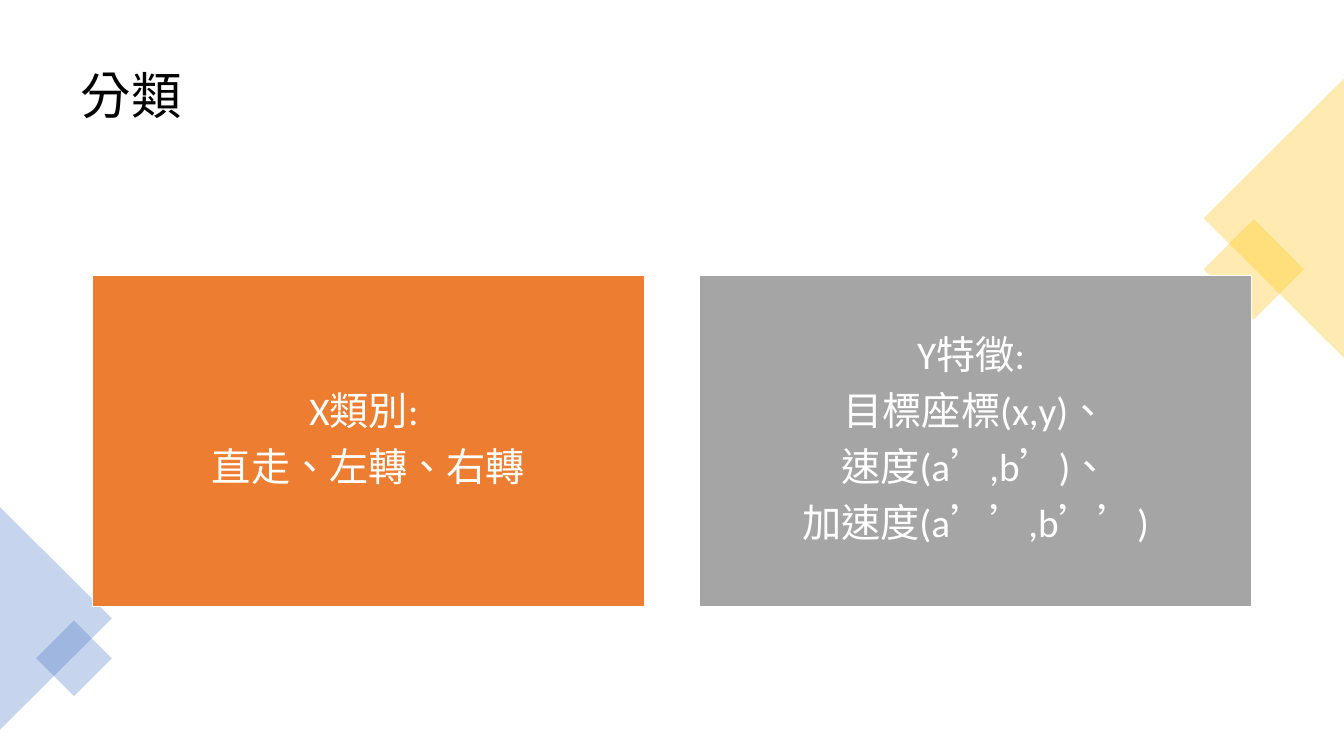
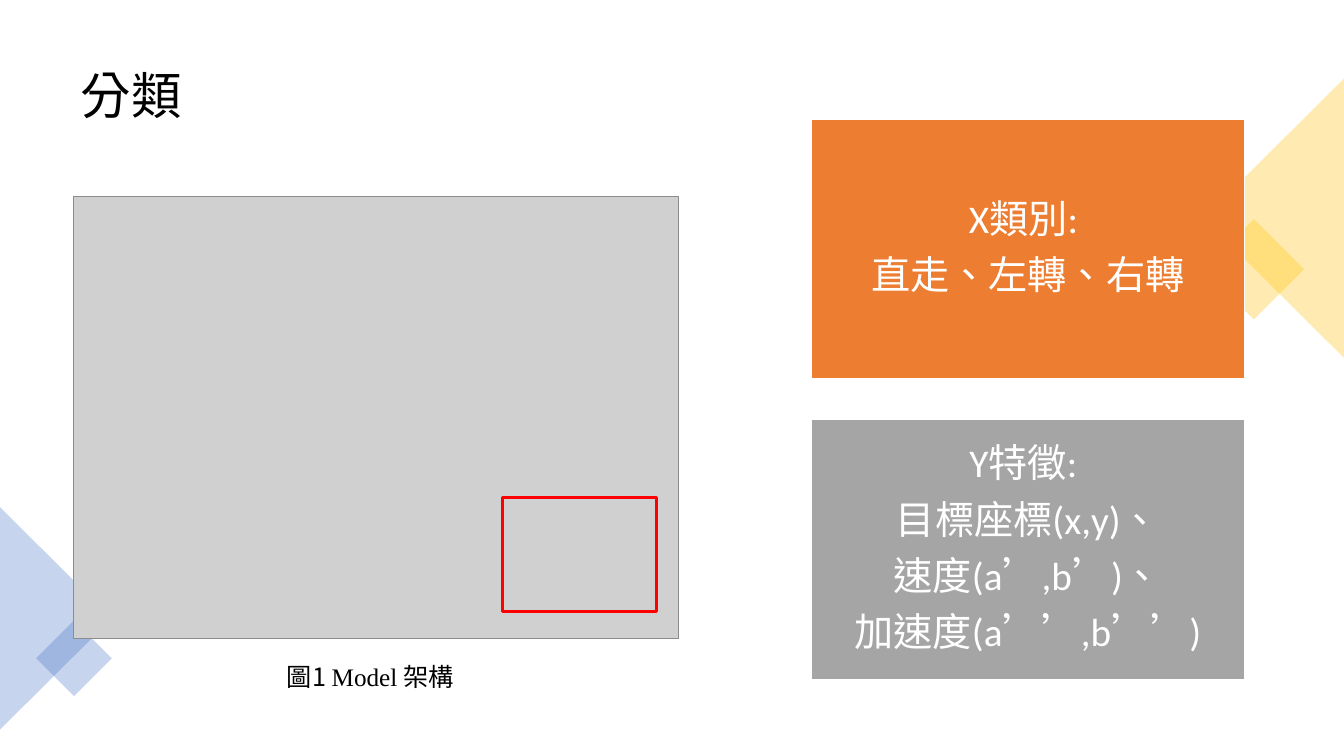
Before and after one commit to CBA107048/HW.2, a slide deck: slide 2 of 使用Python製作貪吃蛇遊戲.pptx. Drawn at 1344x756 pixels with LibreOffice and Linux fonts; fonts in the diff are those of the drawing; grey boxes stand for pictures. Boxes give left, top, right and bottom in pixels: in the first picture for what was removed or moved away, otherwise in the second. Text is boxed around its words. In the diff, an @@ line names an element or a change of style, - is before the commit and + after.

```diff
--- a/使用Python製作貪吃蛇遊戲.pptx
+++ b/使用Python製作貪吃蛇遊戲.pptx
@@ text "X類別:": place and size @@
-text "X類別:" at <box>212,392,525,485</box>
+text "X類別:" at <box>871,200,1184,293</box>
@@ rectangle added at <box>812,119,1245,379</box>, fill #ED7D31, outline #FFFFFF 1 pt @@
@@ picture added at <box>74,197,679,639</box> @@
@@ rectangle removed at <box>93,275,644,606</box> @@
@@ text "Y特徵:": place and size @@
-text "Y特徵:" at <box>802,336,1149,542</box>
+text "Y特徵:" at <box>854,445,1201,651</box>
@@ rectangle: place and size @@
-rectangle at <box>700,275,1251,606</box>
+rectangle at <box>812,419,1245,680</box>
@@ rectangle added at <box>502,498,656,612</box>, outline #FF0000 2.25 pt @@
@@ text added at <box>287,664,454,688</box>, 18 pt, text #000000 @@
+圖1 Model 架構
```
Also in this commit, not shown: 2 other slides changed, 2 slides added.
